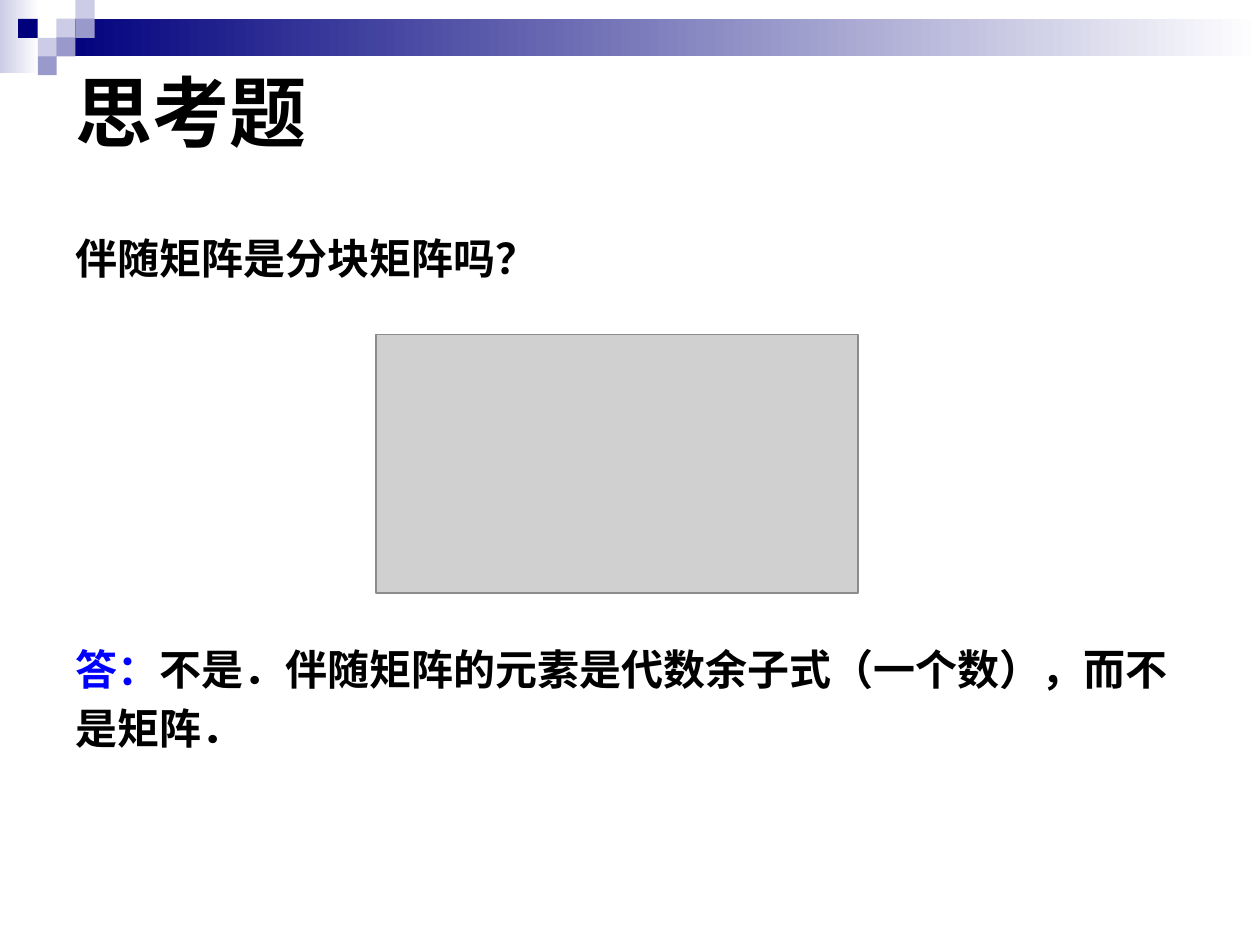
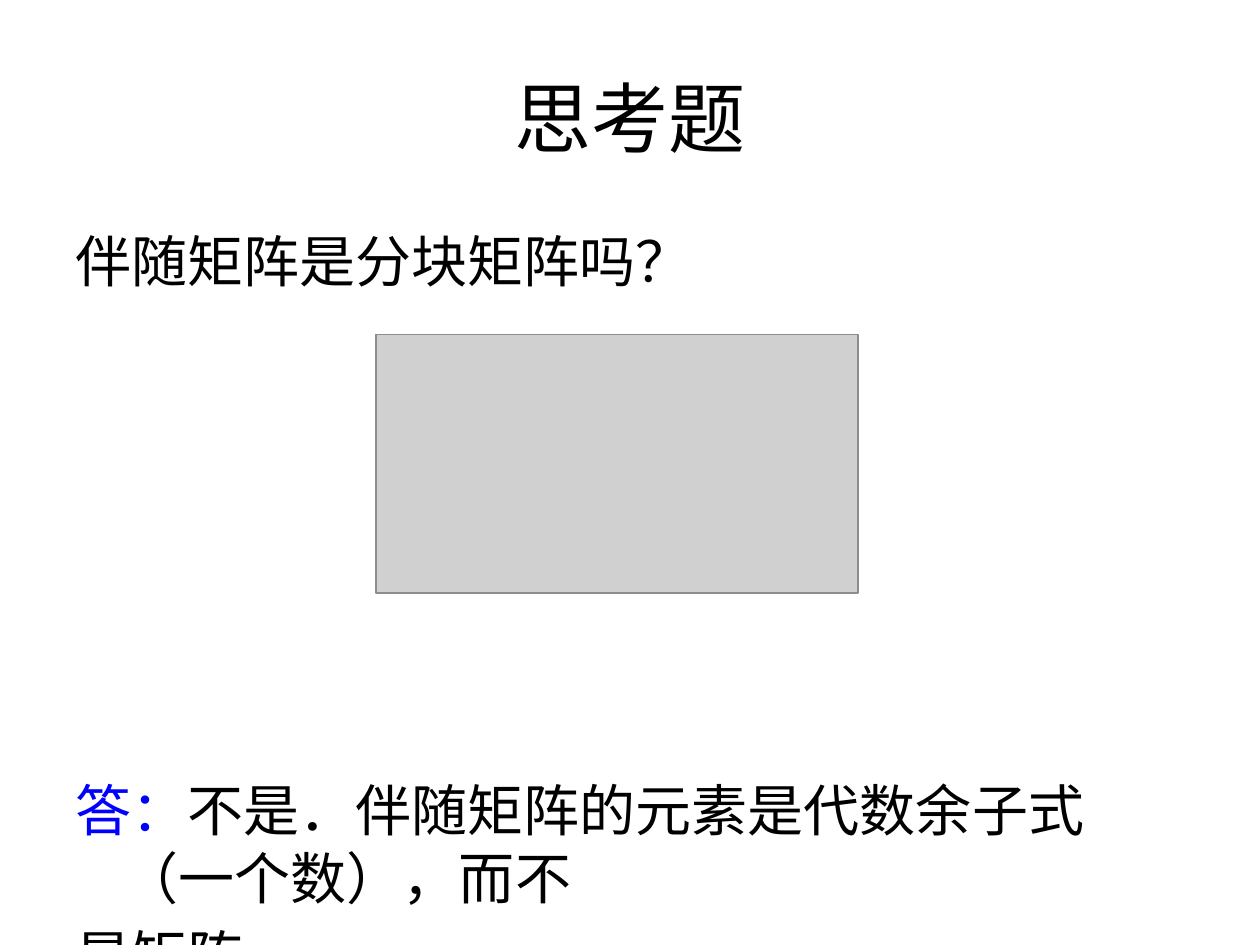
Before and after one commit to zhangbiaomath/zhangbiaomath.github.io, a slide deck: slide 51 of teaching/gaodai/ch4/高等代数第4章-矩阵.pptx. Drawn at 1260x945 pixels with LibreOffice and Linux fonts; fonts in the diff are those of the drawing; grey boxes stand for pictures. Boxes give left, top, right and bottom in pixels: in the first picture for what was removed or moved away, otherwise in the second. Text is boxed around its words. In the diff, an @@ line names an element or a change of style, - is before the commit and + after.

```diff
--- a/teaching/gaodai/ch4/高等代数第4章-矩阵.pptx
+++ b/teaching/gaodai/ch4/高等代数第4章-矩阵.pptx
@@ group removed at (x1=0, y1=0, x2=1260, y2=76): 9 rectangles @@
@@ title "思考题" moved from (x1=76, y1=75, x2=307, y2=148) to (x1=514, y1=82, x2=745, y2=153) @@
@@ title "思考题" at (x1=514, y1=82, x2=745, y2=153): font Times New Roman to DejaVu Sans, bold off; alignment left to centre @@
@@ text "伴随矩阵是分块矩阵吗？" at (x1=76, y1=235, x2=1084, y2=905): size 24 to 32 pt, font Times New Roman to DejaVu Sans, bold off; more space between paragraphs @@
```
Also in this commit, not shown: 4 other slides changed, 1 other file.
